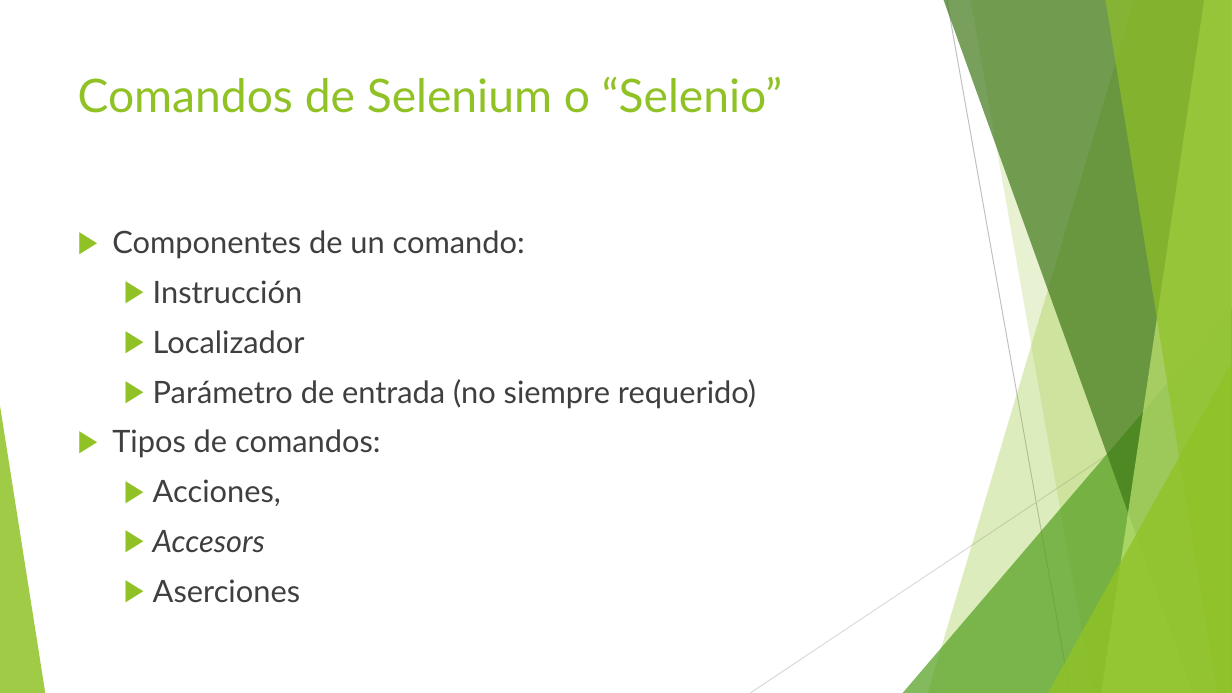
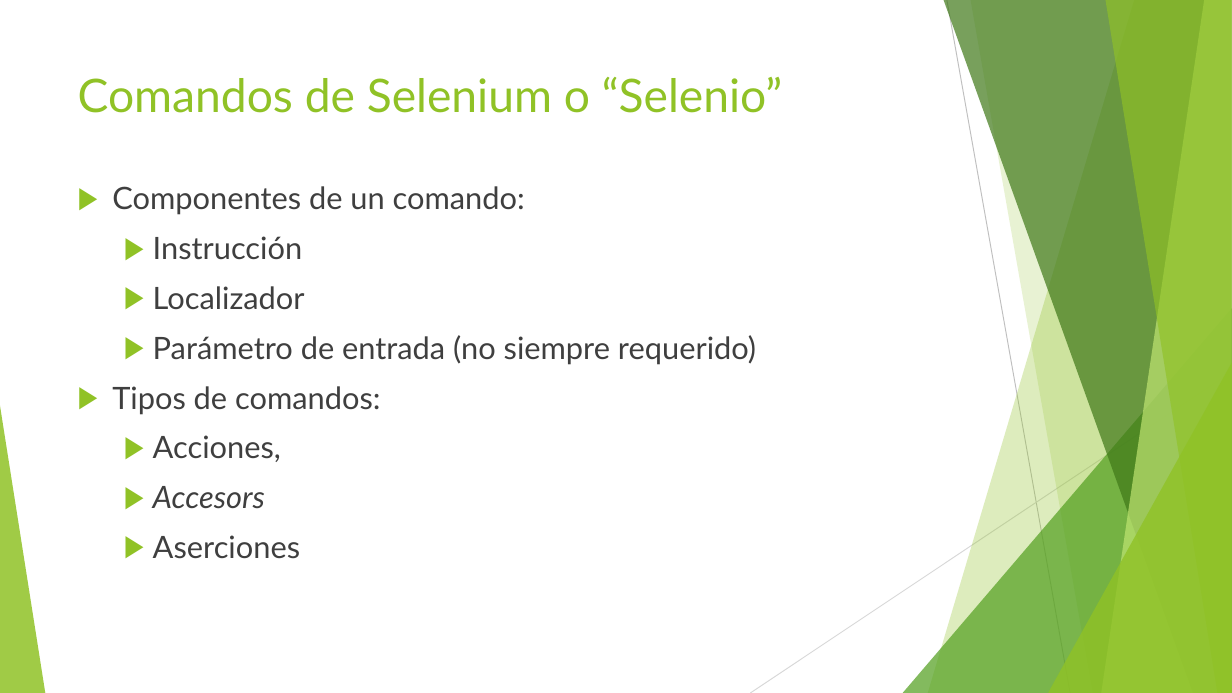
Before and after one commit to jomarnavarro/intro_automation, a slide deck: slide 20 of presentaciones/Selenium, session 1.pptx (slide 18 before the commit). Drawn at 1232x693 pixels with LibreOffice and Linux fonts; fonts in the diff are those of the drawing. Boxes give left, top, right and bottom in pixels: in the first picture for what was removed or moved away, otherwise in the second. Text is boxed around its words. In the diff, an @@ line names an element or a change of style, - is before the commit and + after.

```diff
--- a/presentaciones/Selenium, session 1.pptx
+++ b/presentaciones/Selenium, session 1.pptx
@@ text "Componentes de un comando:": place and size @@
-text "Componentes de un comando:" at box(112, 230, 756, 603)
+text "Componentes de un comando:" at box(112, 186, 756, 559)
```
Also in this commit, not shown: 7 other slides changed, 3 slides added, 2 slides removed.
